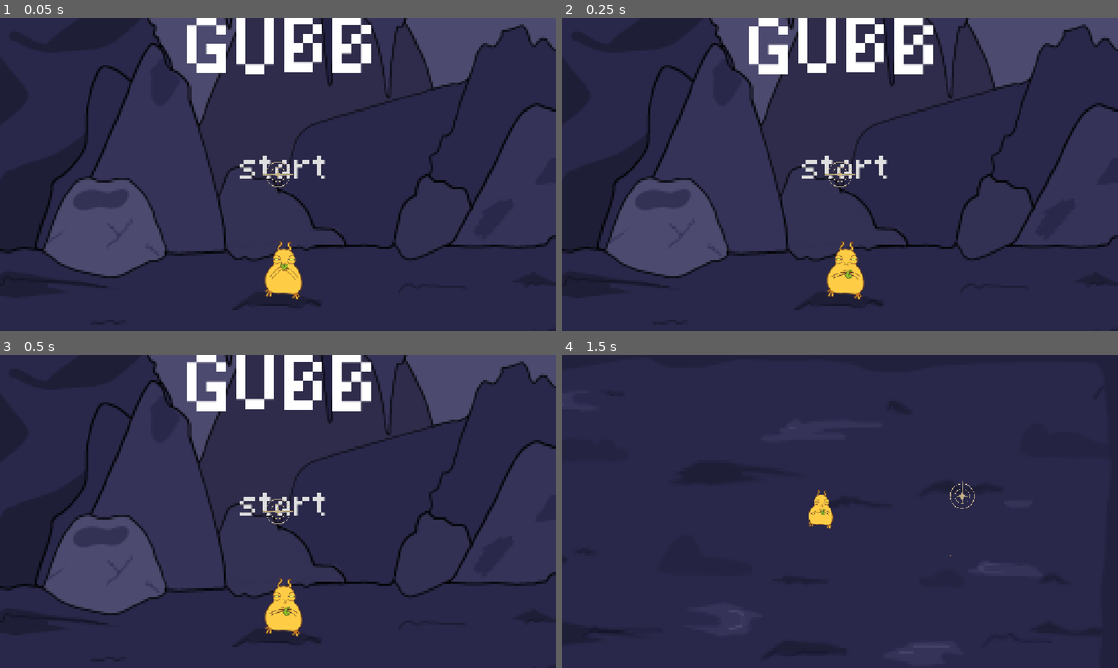
Above: before the commit, frames 1-4 (two rows, left to right).
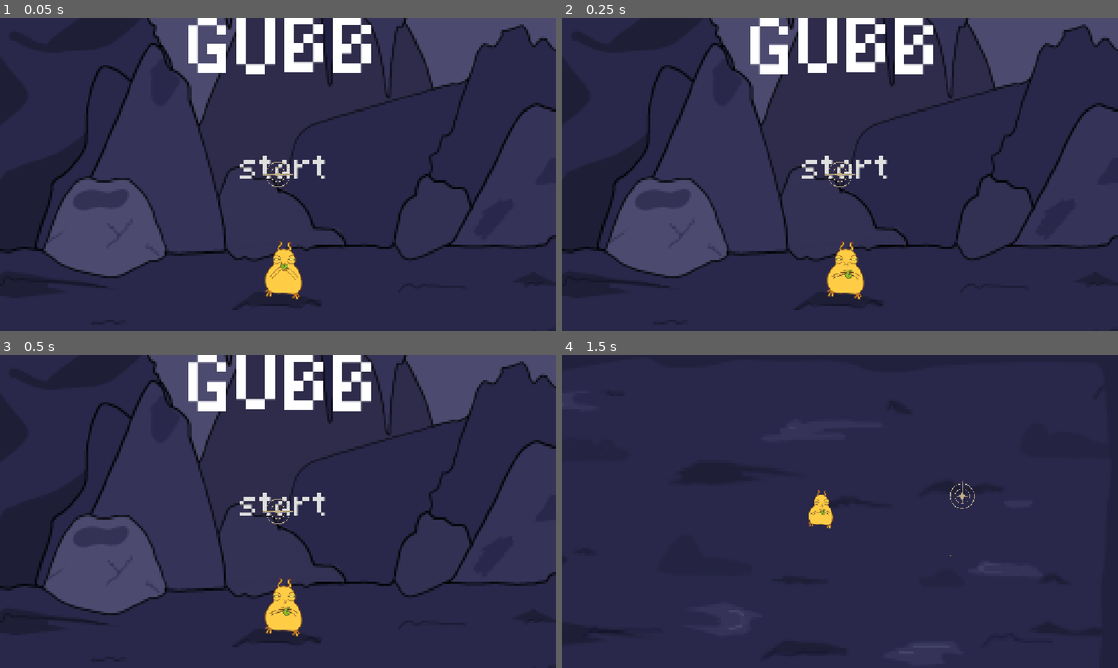
Above: after the commit, the same moments.

Repository: KittyNinjakato/Teenager-Game-Jam
Game: Godot game, scene res://scenes/start menu.tscn
Two runs of this game, one before a commit and one after it. Both use one fixed random seed, a clock stepped at 60 frames per second and the inputs below.
Inputs (mouse positions are in pixels of both pictures, inside the frame that each line leads up to):
- Up to frame 1 (0.05 s): no input
- Up to frame 2 (0.25 s): no input
- Up to frame 3 (0.5 s): no input
- Up to frame 4 (1.5 s): click "start" at 0.5 s; move the mouse to (962, 495) at 1.27 s; tap F (f_ability) at 1.35 s

The runs differ from the first frame. In frame 1, 0.3% of the frame differs, in the area x 33-62%, y 0-18%; in frame 2, 0.3%; in frame 3, 0.3%; in frame 4, nothing differs.

Commit message:
Finished functionality of heal spell + music
heal now heals + has cooldown + unlocks with skill tree and i added all 3 music trakcs tgat play and stop properly

Diff:
--- a/just-a-lil-guy/default_bus_layout.tres
+++ b/just-a-lil-guy/default_bus_layout.tres
@@ -5,7 +5,7 @@
 bus/1/solo = false
 bus/1/mute = false
 bus/1/bypass_fx = false
-bus/1/volume_db = -5.042245
+bus/1/volume_db = -6.91795
 bus/1/send = &"Master"
 bus/2/name = &"SFX"
 bus/2/solo = false
--- a/just-a-lil-guy/project.godot
+++ b/just-a-lil-guy/project.godot
@@ -15,11 +15,16 @@
 config/features=PackedStringArray("4.7", "Forward Plus")
 config/icon="res://icon.svg"
 
+[audio]
+
+buses/default_bus_layout="uid://30nekxguahlk"
+
 [autoload]
 
 Global="*uid://cie8ogblxhxs0"
 game_manager="*uid://dxeq2fyn2fpnv"
 StarfallHitbox="*uid://c4ba0oue7q0ui"
+music_player="*uid://gr78nmyrh3p5"
 
 [display]
 
--- a/just-a-lil-guy/scenes/game.tscn
+++ b/just-a-lil-guy/scenes/game.tscn
@@ -3,7 +3,6 @@
 [ext_resource type="Script" uid="uid://dxeq2fyn2fpnv" path="res://scrips/game_manager.gd" id="1_lnu2h"]
 [ext_resource type="PackedScene" uid="uid://bkfqgclfoiekq" path="res://scenes/lil_guy.tscn" id="1_uwrxv"]
 [ext_resource type="PackedScene" uid="uid://bvlmnjxvei21u" path="res://scenes/mouse.tscn" id="4_lbhrr"]
-[ext_resource type="AudioStream" uid="uid://du7xxki4ipasa" path="res://music/ACTUALTHEMEGUBB.ogg" id="6_gee14"]
 [ext_resource type="Texture2D" uid="uid://cndea4bvxmbkd" path="res://sprites/Backround.webp" id="6_p57ef"]
 [ext_resource type="Script" uid="uid://ct8iulp3cut4d" path="res://scrips/enemy_spawner.gd" id="6_u5sy4"]
 
@@ -40,8 +39,4 @@
 position = Vector2(570, 330)
 texture = ExtResource("6_p57ef")
 
-[node name="AudioStreamPlayer2D" type="AudioStreamPlayer2D" parent="." unique_id=269933970]
-stream = ExtResource("6_gee14")
-autoplay = true
-
 [connection signal="timeout" from="game_manager/Enemy Spawner/Enemy Spawning Timer" to="game_manager/Enemy Spawner" method="_on_enemy_spawning_timer_timeout"]
--- /dev/null
+++ b/just-a-lil-guy/scenes/music_player.gd
@@ -0,0 +1,29 @@
+extends Node
+
+@onready var main_music: AudioStreamPlayer2D = $main_music
+@onready var start_menu_music: AudioStreamPlayer2D = $Start_menu_music
+@onready var death_music: AudioStreamPlayer2D = $death_music
+
+
+#MAIN THEME
+func play_main_music():
+	main_music.play()
+
+func stop_main_music():
+	main_music.stop()
+
+
+#START MENU THEME
+func play_start_menu_music():
+	start_menu_music.play()
+
+func stop_start_menu_music():
+	start_menu_music.stop()
+
+
+#DEATH THEME
+func play_death_music():
+	death_music.play()
+
+func stop_death_music():
+	death_music.stop()
--- /dev/null
+++ b/just-a-lil-guy/scenes/music_player.tscn
@@ -0,0 +1,22 @@
+[gd_scene format=3 uid="uid://gr78nmyrh3p5"]
+
+[ext_resource type="AudioStream" uid="uid://du7xxki4ipasa" path="res://music/ACTUALTHEMEGUBB.ogg" id="1_jxdhu"]
+[ext_resource type="Script" uid="uid://bi4j2urdinq0m" path="res://scenes/music_player.gd" id="1_ql6qh"]
+[ext_resource type="AudioStream" uid="uid://3ynxrfn0bu1g" path="res://music/MAINMENUTHEMEGUBB.ogg" id="3_l7xiw"]
+[ext_resource type="AudioStream" uid="uid://b18dxkr5n04qu" path="res://music/GUBBDIED.ogg" id="4_yalyj"]
+
+[node name="Music_player" type="Node" unique_id=1380448320]
+script = ExtResource("1_ql6qh")
+
+[node name="main_music" type="AudioStreamPlayer2D" parent="." unique_id=1602520574]
+stream = ExtResource("1_jxdhu")
+bus = &"Music"
+
+[node name="Start_menu_music" type="AudioStreamPlayer2D" parent="." unique_id=1840932041]
+stream = ExtResource("3_l7xiw")
+autoplay = true
+bus = &"Music"
+
+[node name="death_music" type="AudioStreamPlayer2D" parent="." unique_id=26670305]
+stream = ExtResource("4_yalyj")
+bus = &"Music"
--- a/just-a-lil-guy/scenes/start menu.tscn
+++ b/just-a-lil-guy/scenes/start menu.tscn
@@ -12,7 +12,6 @@
 [ext_resource type="Texture2D" uid="uid://b8fh5cur4yfuj" path="res://sprites/Gub10.webp" id="9_v8tkd"]
 [ext_resource type="Texture2D" uid="uid://r6ll6tuvgaoi" path="res://sprites/placeholder_lil_guy.png" id="10_4awlh"]
 [ext_resource type="Texture2D" uid="uid://brufuv5qfevl7" path="res://sprites/lil_guy_placeholder+.png" id="11_kwxjk"]
-[ext_resource type="AudioStream" uid="uid://3ynxrfn0bu1g" path="res://music/MAINMENUTHEMEGUBB.ogg" id="13_sb01e"]
 
 [sub_resource type="AtlasTexture" id="AtlasTexture_bu4hj"]
 atlas = ExtResource("10_4awlh")
@@ -156,8 +155,8 @@
 anchors_preset = 5
 anchor_left = 0.5
 anchor_right = 0.5
-offset_left = -201.0
-offset_right = 201.0
+offset_left = -200.0
+offset_right = 202.0
 offset_bottom = 160.0
 grow_horizontal = 2
 theme_override_fonts/normal_font = ExtResource("1_1cst2")
@@ -168,9 +167,4 @@
 tab_size = 7
 visible_characters_behavior = 1
 
-[node name="Start_menu_music" type="AudioStreamPlayer2D" parent="." unique_id=1512626634]
-stream = ExtResource("13_sb01e")
-autoplay = true
-bus = &"Music"
-
 [connection signal="pressed" from="Button" to="." method="_on_button_pressed"]
--- a/just-a-lil-guy/scrips/death.gd
+++ b/just-a-lil-guy/scrips/death.gd
@@ -4,11 +4,15 @@
 func _on_main_menu_pressed():
 	reset()
 	get_tree().change_scene_to_file("res://scenes/start menu.tscn")
+	music_player.stop_death_music() #stop death music
+	music_player.play_start_menu_music() #start menu music
 
 
 func _on_try_again_pressed():
 	reset()
 	get_tree().change_scene_to_file("res://scenes/game.tscn")
+	music_player.stop_death_music() #stop death music
+	music_player.play_main_music() #start main music
 
 func reset():
 	Global.slime_death = 0
--- a/just-a-lil-guy/scrips/enemy_spawner.gd
+++ b/just-a-lil-guy/scrips/enemy_spawner.gd
@@ -4,8 +4,8 @@
 var amount_spawned = 0
 
 func _on_enemy_spawning_timer_timeout():
-	print("amount spawned",amount_spawned)
-	print("how many should spawn",Global.slimes_per_wave[Global.wave_num])
+	#print("amount spawned",amount_spawned)
+	#print("how many should spawn",Global.slimes_per_wave[Global.wave_num])
 
 	#sees if the amount of slimes is the same as how many slimes should spawn and if the wave has ended
 	if amount_spawned ==  Global.slimes_per_wave[Global.wave_num] and Global.wave_end == true:
--- a/just-a-lil-guy/scrips/game_manager.gd
+++ b/just-a-lil-guy/scrips/game_manager.gd
@@ -21,8 +21,11 @@
 func lil_guy_takes_dmg(dmg):
 	gub_health -= dmg
 	#print("health: " + str(health))
-	if gub_health <= 0:
-		get_tree().change_scene_to_file("res://scenes/death.tscn")
+
+	if gub_health <= 0: #on defeat
+		get_tree().change_scene_to_file("res://scenes/death.tscn") #swap scene
+		music_player.stop_main_music() #stop main music
+		music_player.play_death_music() #start detah music
 	return gub_health
 
 
@@ -45,12 +48,24 @@
 func get_purchased_skills():
 	return purchased_skills
 
+func search_for_purchased_skill(skill):
+	#print(skill)
+	#print(purchased_skills)
+	if skill in purchased_skills:
+		#print("heal spell found")
+		return true
+	else:
+		#print("no heal spell")
+		return false
+
 #@onready var starfall_hitbox: Area2D = $"."
 func _process(_delta: float) -> void:
 
 	#heal spell
 	if Input.is_action_just_pressed("f_ability"): #if pressed F
-		if heal_off_cooldown and "skill_button_4" in purchased_skills:
+		var has_heal_spell = search_for_purchased_skill("Skill_button_4") #check if unlocked spell
+		#print(has_heal_spell)
+		if heal_off_cooldown and has_heal_spell: #if off cooldown and unlocked the spell
 			heal_off_cooldown = false
 
 			if gub_health + healing_power >= gub_max_health: #if healing will exceed max hp
@@ -64,7 +79,7 @@
 				await get_tree().create_timer(1.0).timeout #create 1 seocnd timer
 				secs += 1
 				print(secs)
-				if secs >= heal_cooldown:
+				if secs >= heal_cooldown: #if finished cooldown
 					heal_off_cooldown = true
 					print("off cooldonw")
 
--- a/just-a-lil-guy/scrips/global.gd
+++ b/just-a-lil-guy/scrips/global.gd
@@ -8,7 +8,7 @@
 @export var wave_num = 0 #what wave we are on
 #*******************************************************
 #this array holds how many slimes spawn per wave starting at 0
-@export var slimes_per_wave = [5,12,18,21,30]
+@export var slimes_per_wave = [5,12,18,21,30,45,58,69,100,130,180,250,500,2000,6969,58008,1]
 #*******************************************************
 var wave_end = false #sees if the wave has ended
 
--- a/just-a-lil-guy/scrips/start_menu.gd
+++ b/just-a-lil-guy/scrips/start_menu.gd
@@ -1,5 +1,8 @@
 extends Control
 
+#when start button pressed
+func _on_button_pressed():
+	get_tree().change_scene_to_file("res://scenes/game.tscn") #swap to game scene
 
-func _on_button_pressed():
-	get_tree().change_scene_to_file("res://scenes/game.tscn")
+	music_player.stop_start_menu_music() #stop menu music
+	music_player.play_main_music() #start main music
Not shown, added: just-a-lil-guy/music/GUBBDIED.ogg.import
Not shown, added: just-a-lil-guy/scenes/music_player.gd.uid
Not shown, added: just-a-lil-guy/music/GUBBDIED.ogg
